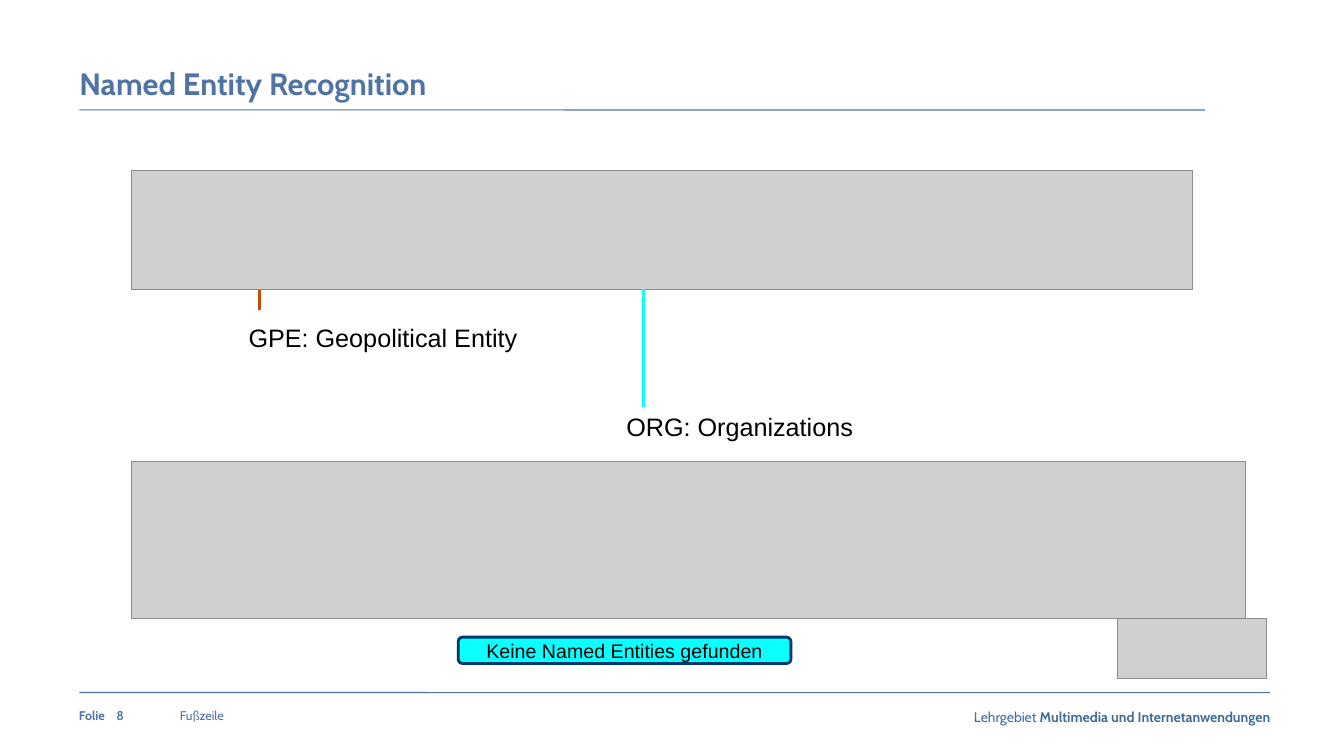
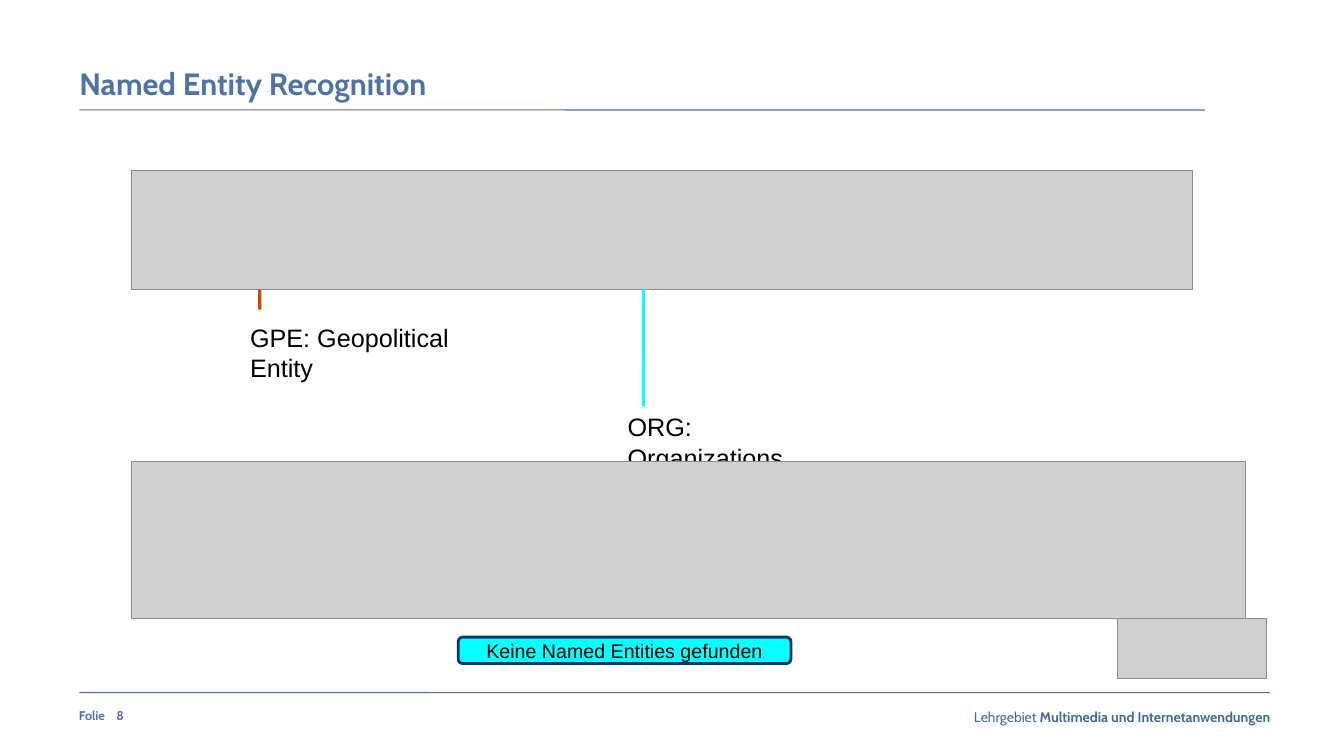
Before and after one commit to claraja/NLP_63458_WS22, a slide deck: slide 8 of Praesentation/Praesentation_Fachpraktikum_MedExtractor_Gruppe5.pptx. Drawn at 1344x756 pixels with LibreOffice and Linux fonts; fonts in the diff are those of the drawing; grey boxes stand for pictures; background and template pictures are left out. Boxes give left, top, right and bottom in pixels: in the first picture for what was removed or moved away, otherwise in the second. Text is boxed around its words. In the diff, an @@ line names an element or a change of style, - is before the commit and + after.

```diff
--- a/Praesentation/Praesentation_Fachpraktikum_MedExtractor_Gruppe5.pptx
+++ b/Praesentation/Praesentation_Fachpraktikum_MedExtractor_Gruppe5.pptx
@@ text "GPE: Geopolitical Entity" rewrapped from [249,328,517,352] to [250,328,449,383] @@
@@ text "ORG: Organizations" rewrapped from [626,417,853,442] to [628,418,783,462] @@
@@ text removed at [180,710,224,722] @@
-Fußzeile
```
Also in this commit, not shown: 23 other slides changed, 1 slide added, 1 slide removed.
